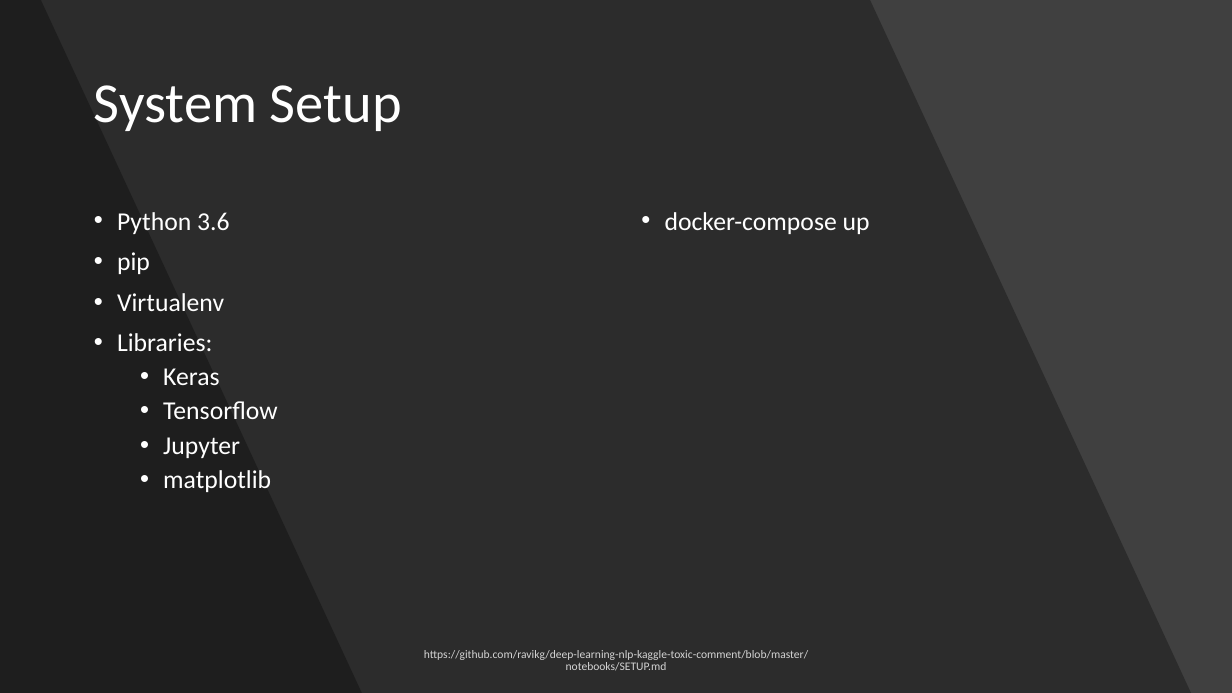
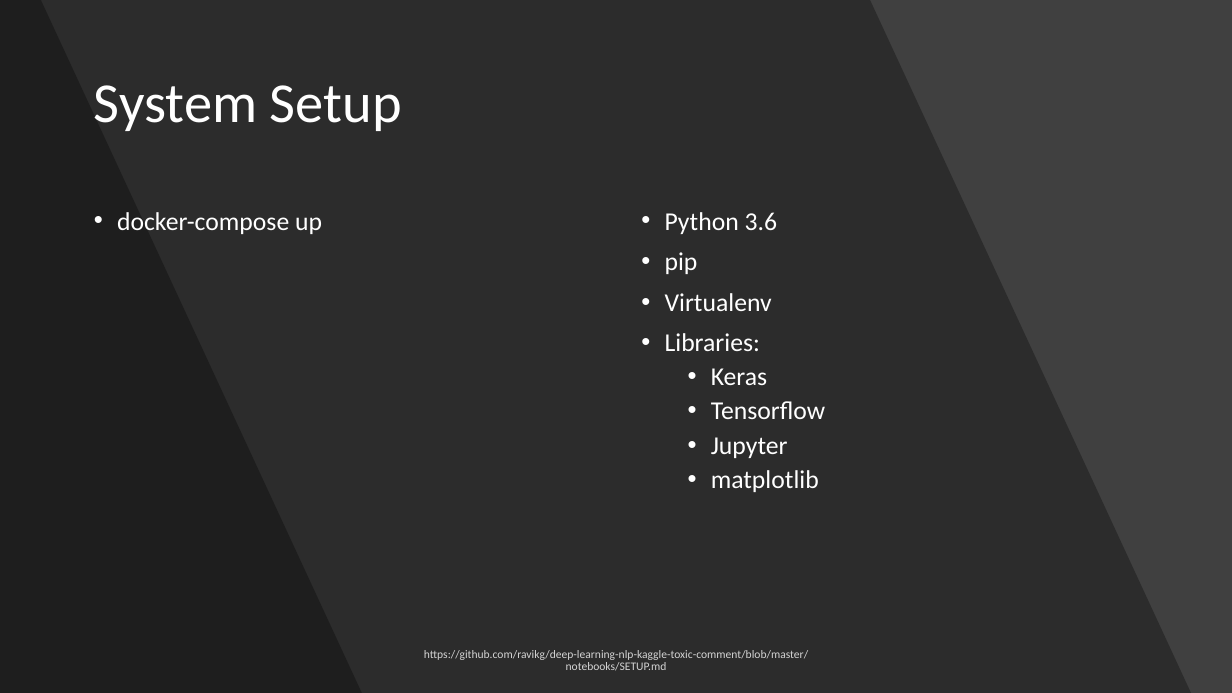
Before and after one commit to ravikg/deep-learning-nlp-kaggle-toxic-comment, a slide deck: slide 12 of ppt/workshop.pptx (slide 11 before the commit). Drawn at 1232x693 pixels with LibreOffice and Linux fonts; fonts in the diff are those of the drawing. Boxes give left, top, right and bottom in pixels: in the first picture for what was removed or moved away, otherwise in the second. Text is boxed around its words. In the diff, an @@ line names an element or a change of style, - is before the commit and + after.

Commit message:
ppt update

```diff
--- a/ppt/workshop.pptx
+++ b/ppt/workshop.pptx
@@ text "docker-compose up": place and size @@
-text "docker-compose up" at box(665, 212, 870, 234)
+text "docker-compose up" at box(117, 212, 322, 234)
@@ text "Python 3.6": place and size @@
-text "Python 3.6" at box(117, 212, 277, 492)
+text "Python 3.6" at box(665, 212, 825, 492)
```
Also in this commit, not shown: 1 other slide changed, 6 slides added, 2 other files.
